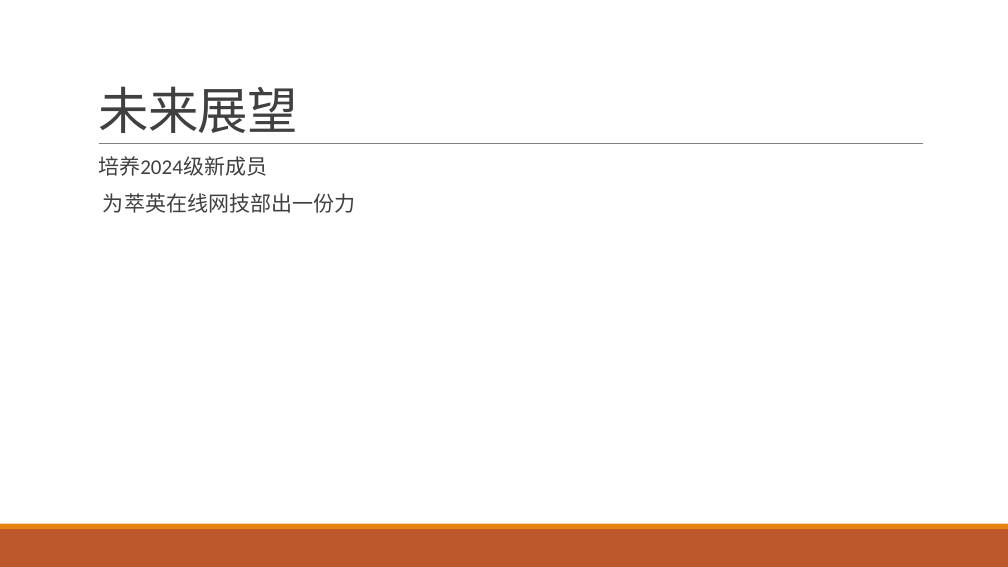
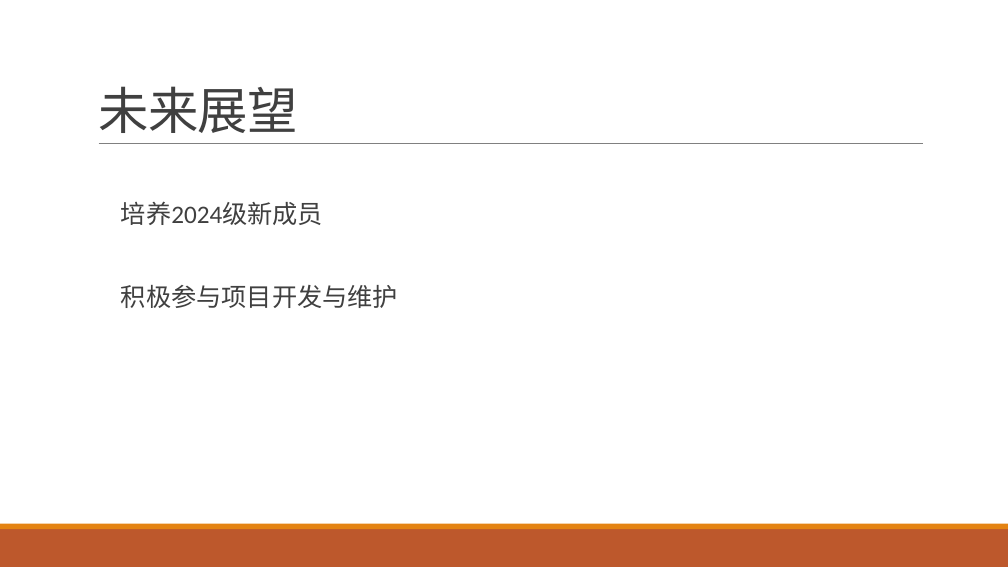
Before and after one commit to 1stchrc/r, a slide deck: slide 5 of db.pptx. Drawn at 1008x567 pixels with LibreOffice and Linux fonts; fonts in the diff are those of the drawing. Boxes give left, top, right and bottom in pixels: in the first picture for what was removed or moved away, otherwise in the second. Text is boxed around its words. In the diff, an @@ line names an element or a change of style, - is before the commit and + after.

Commit message:
db

```diff
--- a/db.pptx
+++ b/db.pptx
@@ text at (121, 201, 323, 225): size 20 to 24 pt in "培养2024级新成员" @@
@@ text at (121, 285, 398, 308): text changed; size 20 to 24 pt @@
-  为萃英在线网技部出一份力
+  积极参与项目开发与维护
```
Also in this commit, not shown: 1 slide removed.
